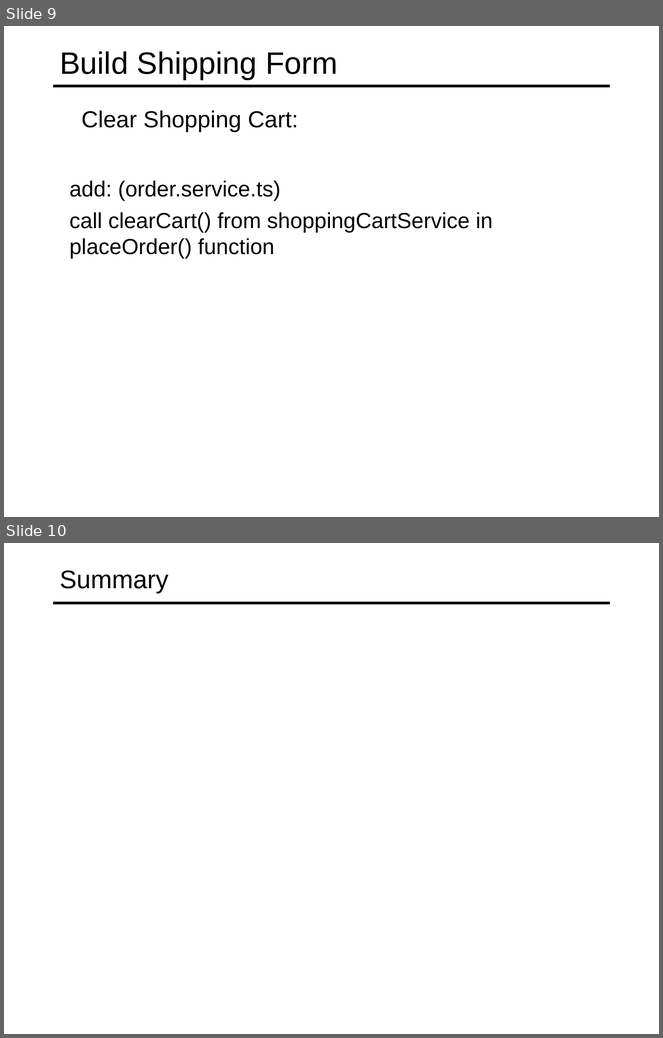
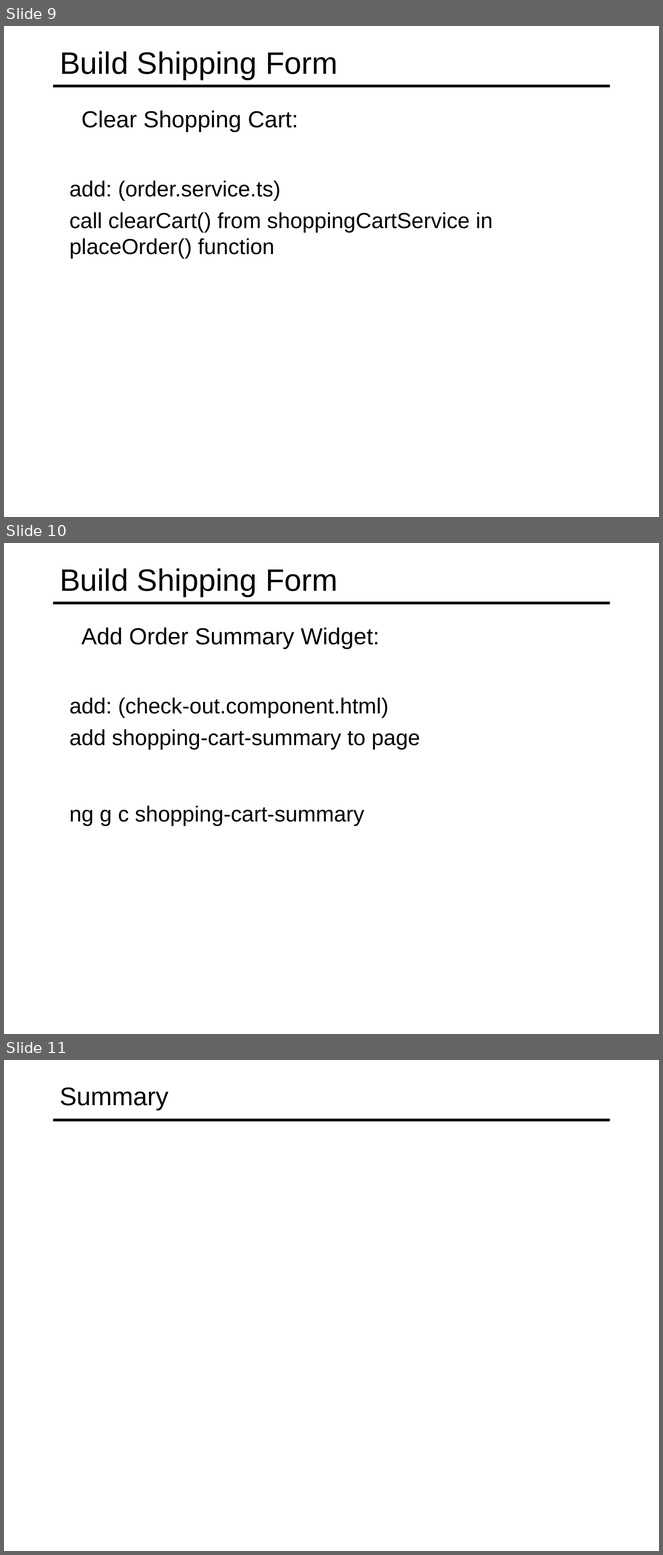
Before and after one commit to specter01wj/Jago_Link_Training, a slide deck: Angular/Angular7/Angular Advanced Course/Project/22.Project_Check Out Module/L6_Project_Check Out Module.ppt. Shown one above the other, each under a label of ours: slides 9 and 10 before the commit, slides 9, 10 and 11 after it. The pictures are 663x1038 and 663x1555 pixels, drawn with LibreOffice and Linux fonts; fonts in the diff are those of the drawing. Boxes give left, top, right and bottom in pixels: in the first picture for what was removed or moved away, otherwise in the second. Text is boxed around its words. In the diff, an @@ line names an element or a change of style, - is before the commit and + after.

Commit message:
11/04/2019 v1

```diff
--- a/Angular/Angular7/Angular Advanced Course/Project/22.Project_Check Out Module/L6_Project_Check Out Module.ppt
+++ b/Angular/Angular7/Angular Advanced Course/Project/22.Project_Check Out Module/L6_Project_Check Out Module.ppt
@@ slide 10 added at <box>4,543,659,1034</box>, background #FFFFFF; not listed: 1 template element that a slide beside it also shows @@
@@ title added at <box>60,568,338,596</box>, 34 pt, text #000000 @@
+Build Shipping Form
@@ text added at <box>81,627,379,650</box>, 25.5 pt, text #000000 @@
+  Add Order Summary Widget:
@@ text added at <box>70,697,420,750</box>, 24 pt, text #000000 @@
+  add: (check-out.component.html)
+  add shopping-cart-summary to page
@@ text added at <box>70,806,364,826</box>, 24 pt, text #000000 @@
+  ng g c shopping-cart-summary
@@ what was slide 10 is now slide 11 @@
```
